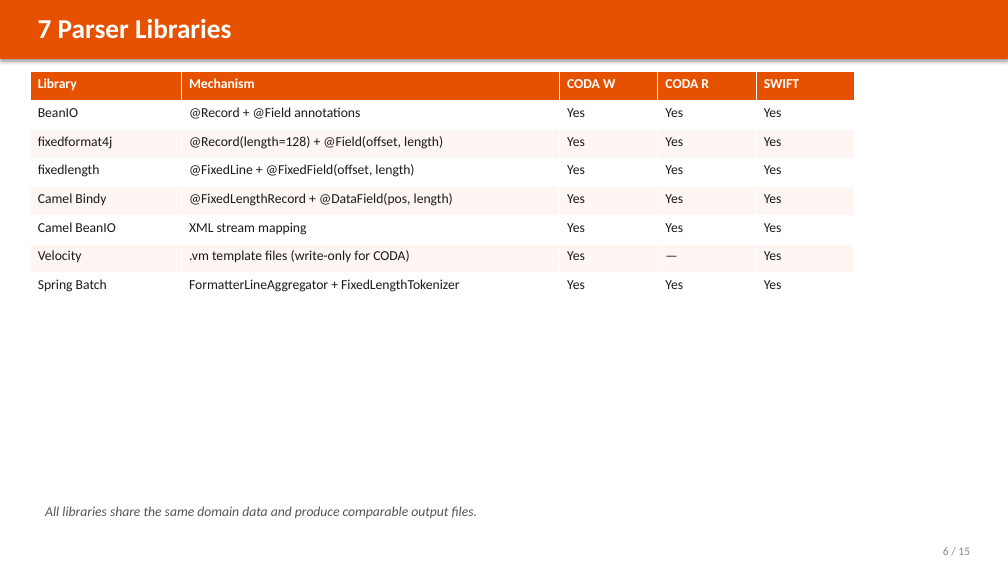
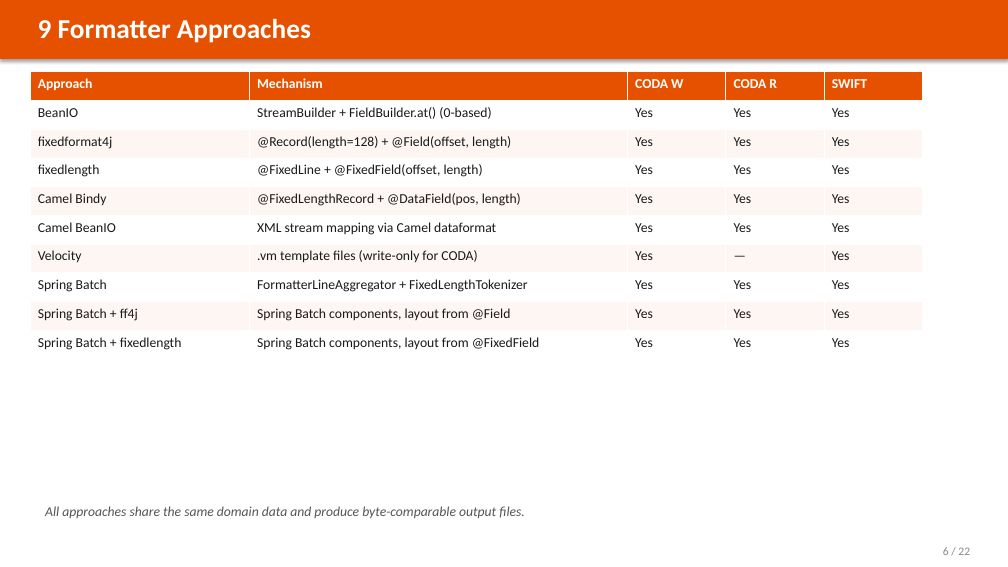
Before and after one commit to wallaceespindola/fixed-length-converters, a slide deck: slide 6 of docs/slides/banking-parser-platform.pptx. Drawn at 1008x567 pixels with LibreOffice and Linux fonts; fonts in the diff are those of the drawing. Boxes give left, top, right and bottom in pixels: in the first picture for what was removed or moved away, otherwise in the second. Text is boxed around its words. In the diff, an @@ line names an element or a change of style, - is before the commit and + after.

Commit message:
docs: ground the formatter comparison in verified data
The comparison tables rated libraries on adjectives alone — no versions, no
release dates, no maintenance signal, and nothing a bank could use to judge
operational risk.

Replace them with facts gathered on 2026-07-27 from Maven Central metadata,
the GitHub REST API and deps.dev: pinned vs latest version, release dates,
repository activity, stars, governance model, dependent packages, license,
jar size and transitive cost (camel-bindy drags in icu4j at 14 MB), plus the
CVE-2020-13936 caveat for Velocity templates. Maven Central publishes no
download counts, so dependents and release cadence stand in for adoption and
the docs say so rather than quoting an invented number.

Add measured throughput for all nine approaches: a 36-benchmark JMH run and
end-to-end batch-pipeline records/second. fixedformat4j leads CODA; the two
annotation-derived Spring Batch hybrids match native Spring Batch, confirming
the reflection cost is construction-time only.

Deck grows from 15 to 22 slides (annotation-derived layouts, library health,
adoption, supply chain, bank suitability, both performance views). README and
CLAUDE.md updated; PPTX regenerated from tools/python/generate_pptx.py.

```diff
--- a/docs/slides/banking-parser-platform.pptx
+++ b/docs/slides/banking-parser-platform.pptx
@@ text at (x1=38, y1=19, x2=311, y2=43): text changed @@
-7 Parser Libraries
+9 Formatter Approaches
@@ table at (x1=30, y1=72, x2=923, y2=359) @@
-row 1, column 1: Library
+row 1, column 1: Approach
-row 2, column 2: @Record + @Field annotations
+row 2, column 2: StreamBuilder + FieldBuilder.at() (0-based)
-row 6, column 2: XML stream mapping
+row 6, column 2: XML stream mapping via Camel dataformat
+row 9: Spring Batch + ff4j | Spring Batch components, layout from @Field | Yes | Yes | Yes
+row 10: Spring Batch + fixedlength | Spring Batch components, layout from @FixedField | Yes | Yes | Yes
@@ table resized from (x1=30, y1=72, x2=854, y2=302) to (x1=30, y1=72, x2=923, y2=359) @@
@@ text at (x1=45, y1=506, x2=525, y2=518): text changed @@
-All libraries share the same domain data and produce comparable output files.
+All approaches share the same domain data and produce byte-comparable output files.
@@ text at (x1=943, y1=547, x2=970, y2=555): text changed @@
-6 / 15
+6 / 22
```
Also in this commit, not shown: 13 other slides changed, 8 slides added, 1 slide removed, 7 other files.
